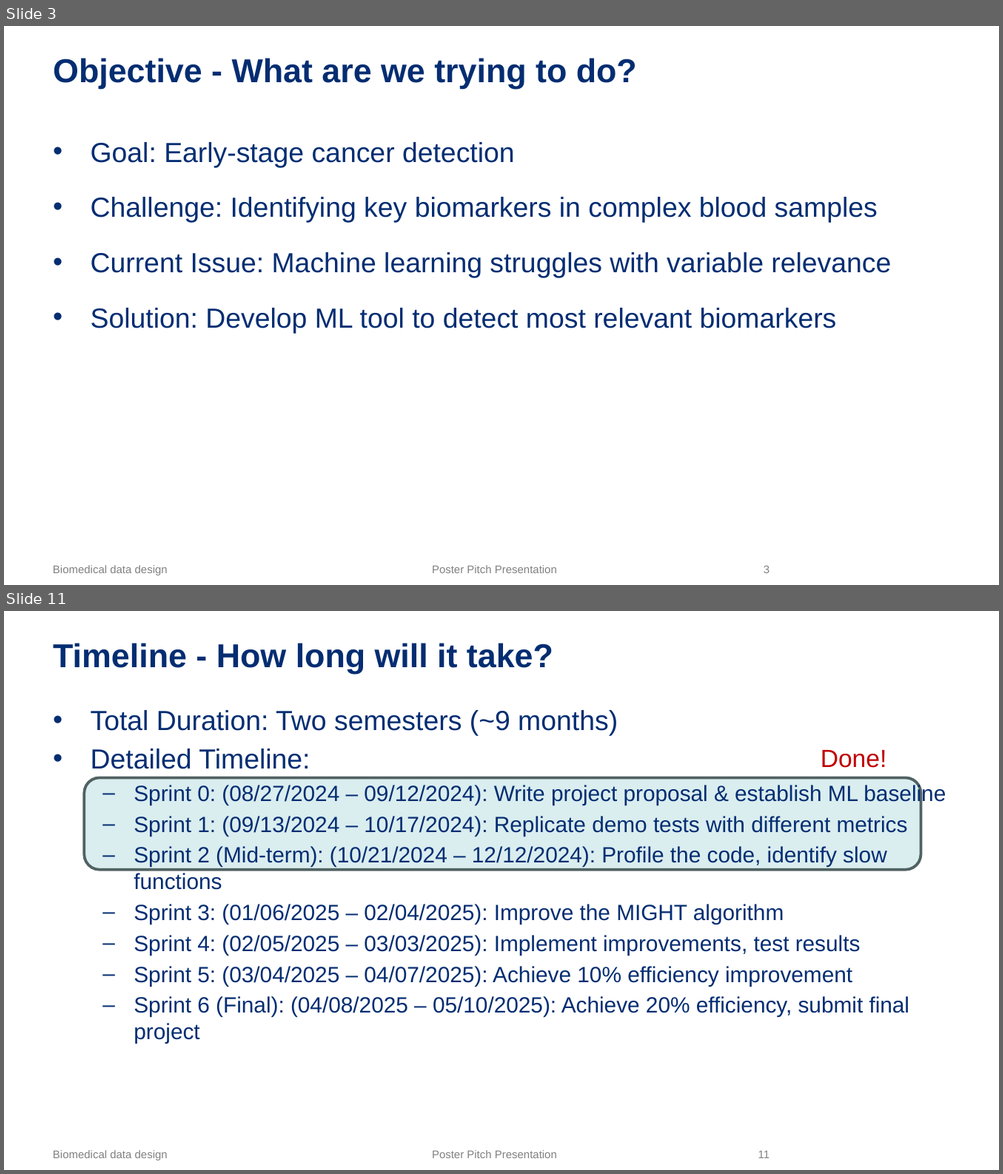
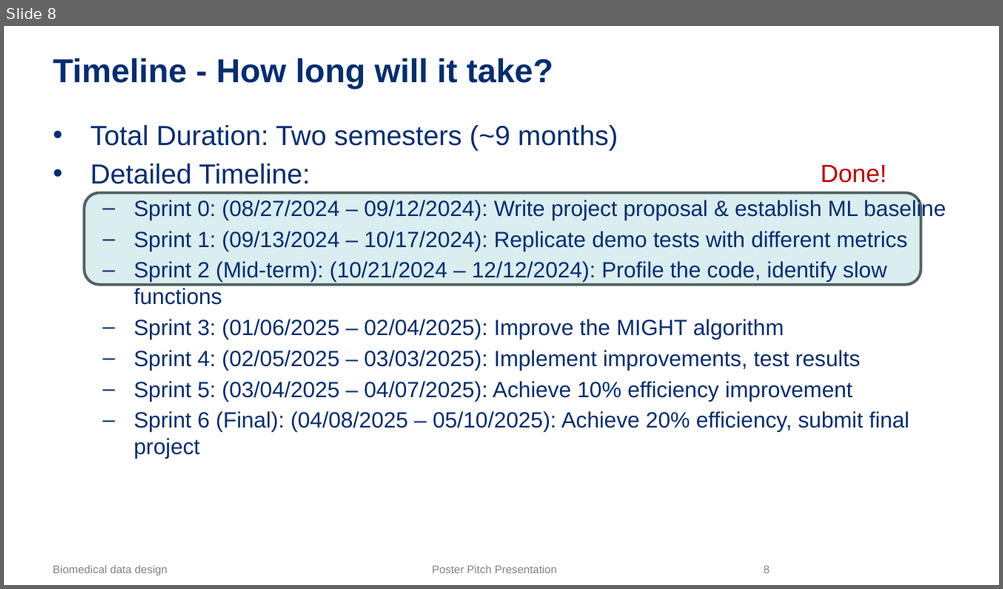
Before and after one commit to NeuroDataDesign/Cancer, a slide deck: Pitch deck.pptx. Shown one above the other, each under a label of ours: slides 3 and 11 before the commit, slide 8 after it; the slides between them are not shown. The pictures are 1003x1174 and 1003x589 pixels, drawn with LibreOffice and Linux fonts; fonts in the diff are those of the drawing; background and template pictures are left out. Boxes give left, top, right and bottom in pixels: in the first picture for what was removed or moved away, otherwise in the second. Text is boxed around its words. In the diff, an @@ line names an element or a change of style, - is before the commit and + after.

```diff
--- a/Pitch deck.pptx
+++ b/Pitch deck.pptx
@@ slide 3 removed at (4,26,999,585), background #FFFFFF; not listed: 3 template elements that a slide beside it also shows @@
@@ title removed at (53,58,637,89) @@
-Objective - What are we trying to do?
@@ text removed at (91,142,891,333) @@
-• Goal: Early-stage cancer detection
-• Challenge: Identifying key biomarkers in complex blood samples
-• Current Issue: Machine learning struggles with variable relevance
-• Solution: Develop ML tool to detect most relevant biomarkers
@@ what was slide 11 is now slide 8 @@
@@ page number at (763,565,769,574): text changed @@
-11
+8
```
Also in this commit, not shown: 3 slides changed, 4 slides added, 8 other slides removed, 1 other file.
